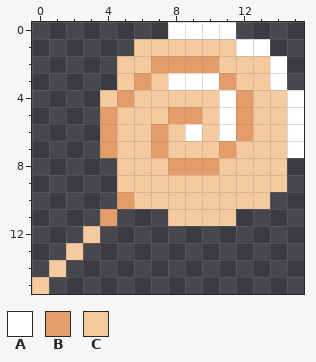
Pixel-art sprite: Assets/world-parallax-background-16.png. This is how it looked before the edit.
The file is 16x16 pixels.
Palette (. is transparent): A #ffffff  B #e69c69  C #f6ca9f
Pixels before, first column x 0:
 0 ........AAAA....
 1 ......CCCCCCAA..
 2 .....CCBBBBCCCA.
 3 .....CBCAAABCCA.
 4 ....CBCCCCCABCCA
 5 ....BCCCBBCABCCA
 6 ....BCCBCACABCCA
 7 ....BCCBCCCBCCCA
 8 .....CCCBBBCCCC.
 9 .....CCCCCCCCCC.
10 .....BCCCCCCCC..
11 ....B...CCCC....
12 ...C............
13 ..C.............
14 .C..............
15 C...............
Now the later version:
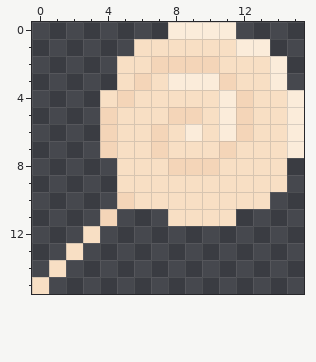
The edit:
Colour A changes from #ffffff to #fbecda.
Colour B changes from #e69c69 to #f4d5b8.
Colour C changes from #f6ca9f to #f8dfc4.
